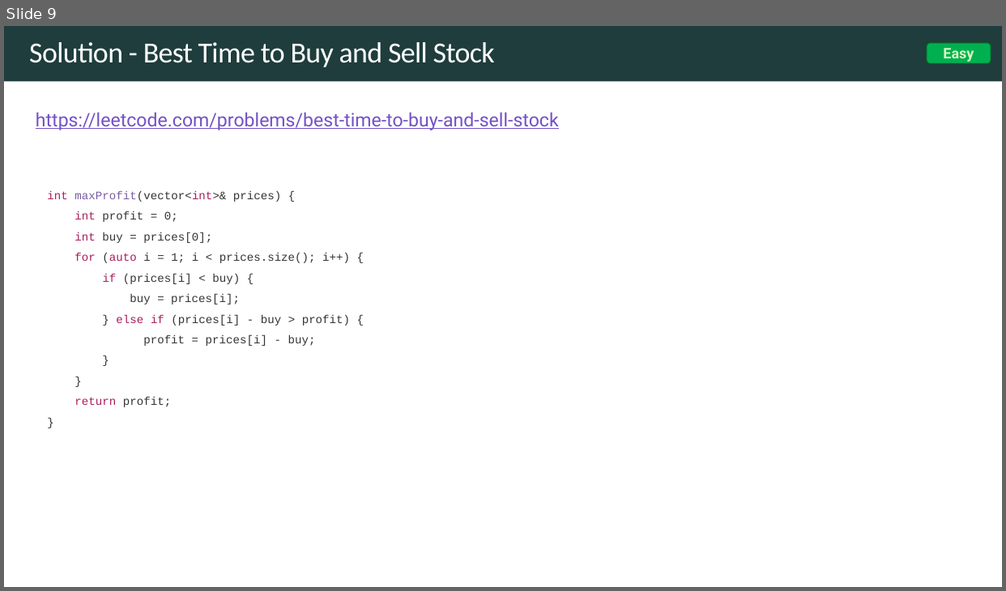
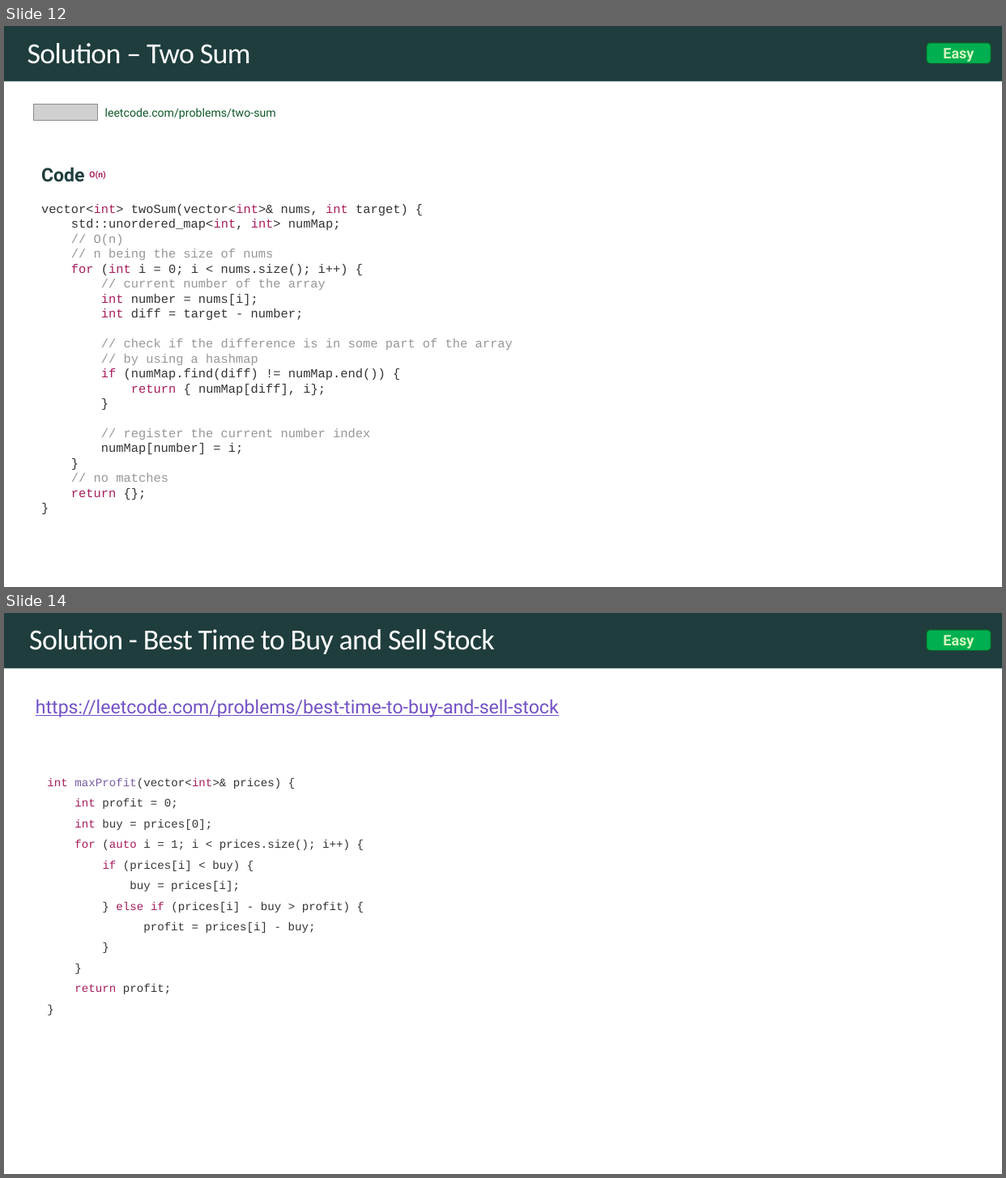
Before and after one commit to rfdavid/coding-interview-handbook-cpp, a slide deck: Algorithm and problem Solving Cheatsheet.pptm. Shown one above the other, each under a label of ours: slide 9 before the commit, slides 12 and 14 after it; the slides between them are not shown. The pictures are 1006x591 and 1006x1178 pixels, drawn with LibreOffice and Linux fonts; fonts in the diff are those of the drawing; grey boxes stand for pictures. Boxes give left, top, right and bottom in pixels: in the first picture for what was removed or moved away, otherwise in the second. Text is boxed around its words. In the diff, an @@ line names an element or a change of style, - is before the commit and + after.

```diff
--- a/Algorithm and problem Solving Cheatsheet.pptm
+++ b/Algorithm and problem Solving Cheatsheet.pptm
@@ slide 12 added at [4, 26, 1002, 587], background #FFFFFF; not listed: 1 template element that a slide beside it also shows @@
@@ title added at [27, 43, 251, 64], 28 pt, text #FFFFFF @@
+Solution – Two Sum
@@ rounded rectangle added at [927, 42, 991, 63], fill #00B050, outline #0F5829 1 pt, 14 pt, text #D5F7BE, bold @@
+Easy
@@ picture added at [34, 104, 98, 120] @@
@@ text added at [105, 108, 276, 119], 11 pt, text #0F5829 @@
+leetcode.com/problems/two-sum
@@ text added at [41, 167, 513, 497], 12 pt, text #333333 @@
+Code O(n)
+vector<int> twoSum(vector<int>& nums, int target) {
+std::unordered_map<int, int> numMap;
+// O(n)
+// n being the size of nums
+for (int i = 0; i < nums.size(); i++) {
+// current number of the array
+int number = nums[i];
+int diff = target - number;
+// check if the difference is in some part of the array
+// by using a hashmap
+if (numMap.find(diff) != numMap.end()) {
+return { numMap[diff], i};
+}
+// register the current number index
+numMap[number] = i;
+}
+// no matches
+return {};
+}
@@ what was slide 9 is now slide 14 @@
```
Also in this commit, not shown: 6 slides changed, 4 other slides added, 10 other files.
